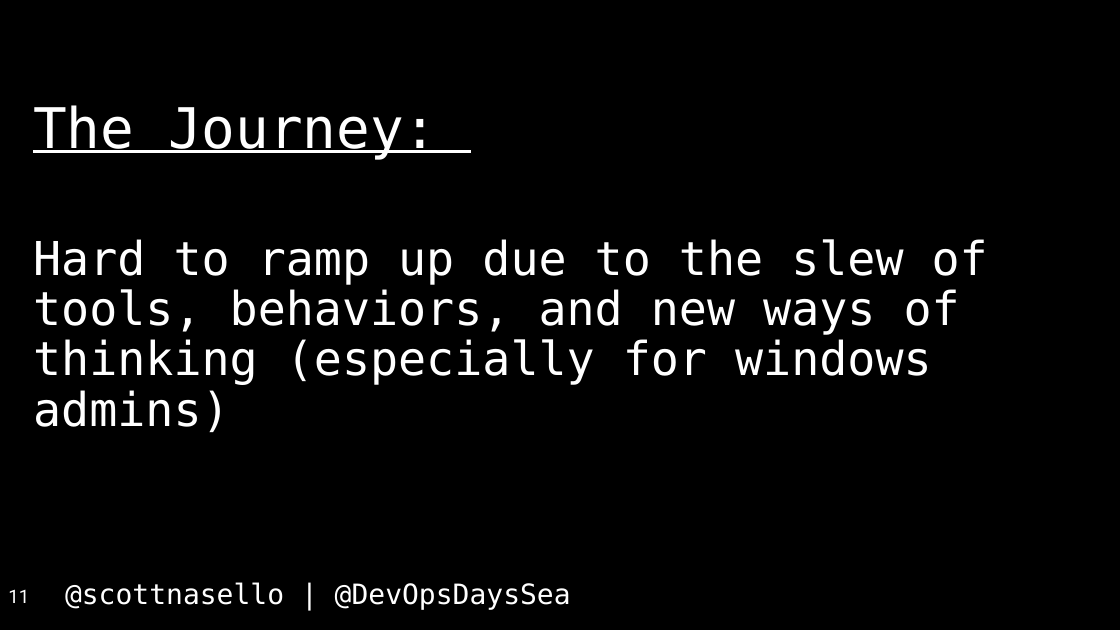
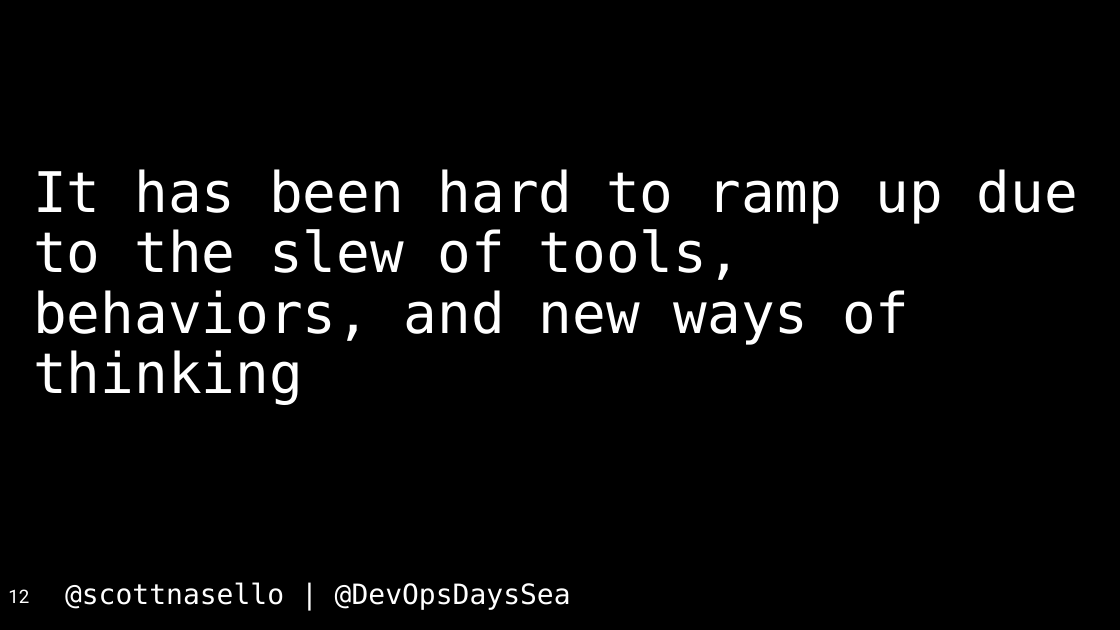
Before and after one commit to scottnasello/talks, a slide deck: slide 12 of 2017-04-26 Seattle DevOpsDays/DevOpsDays Seattle.pptx (slide 11 before the commit). Drawn at 1120x630 pixels with LibreOffice and Linux fonts; fonts in the diff are those of the drawing. Boxes give left, top, right and bottom in pixels: in the first picture for what was removed or moved away, otherwise in the second. Text is boxed around its words. In the diff, an @@ line names an element or a change of style, - is before the commit and + after.

```diff
--- a/2017-04-26 Seattle DevOpsDays/DevOpsDays Seattle.pptx
+++ b/2017-04-26 Seattle DevOpsDays/DevOpsDays Seattle.pptx
@@ text "It has been hard to ..." at [33, 169, 1078, 405]: vertical alignment top to middle @@
@@ text at [33, 169, 1078, 405]: text changed; size 40 to 48 pt @@
-The Journey:
-Hard to ramp up due to the slew of tools, behaviors, and new ways of thinking (especially for windows admins)
+It has been hard to ramp up due to the slew of tools, behaviors, and new ways of thinking
@@ page number at [8, 589, 29, 603]: text changed @@
-11
+12
```
Also in this commit, not shown: 18 other slides changed, 6 slides added, 1 other file.
